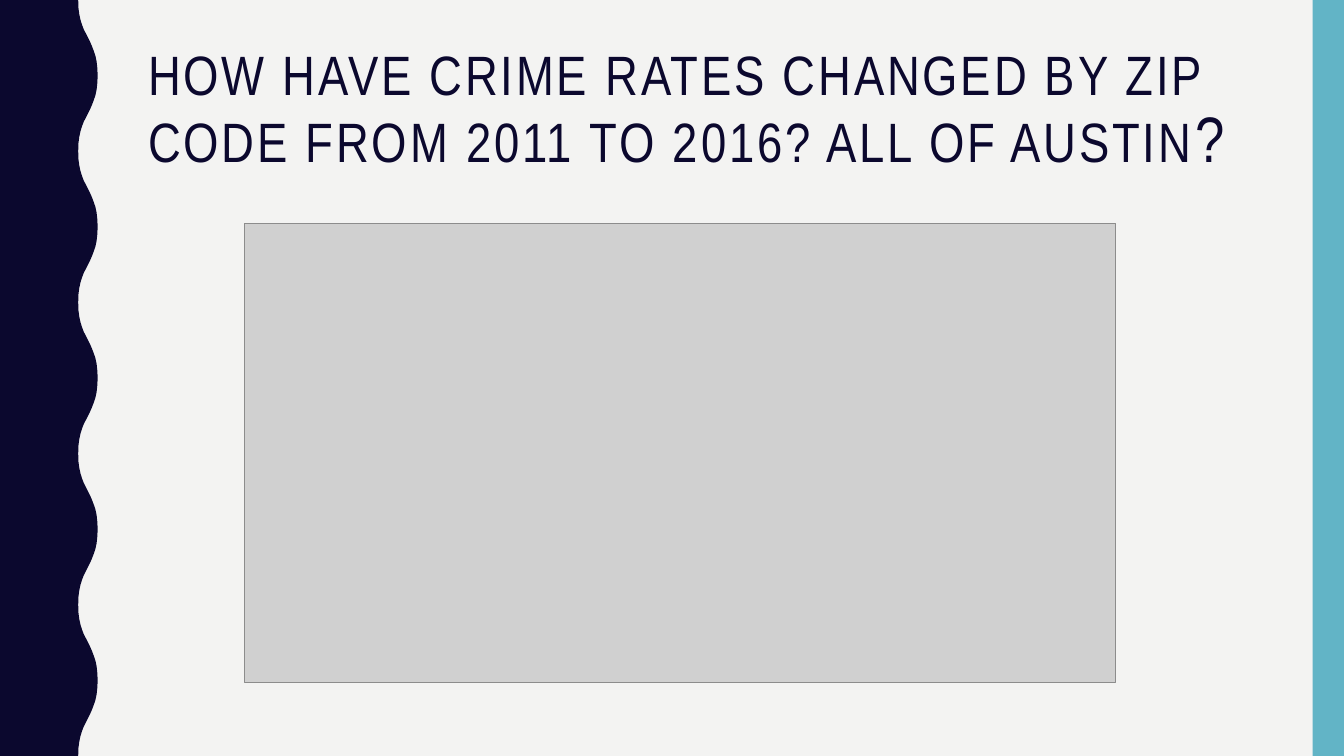
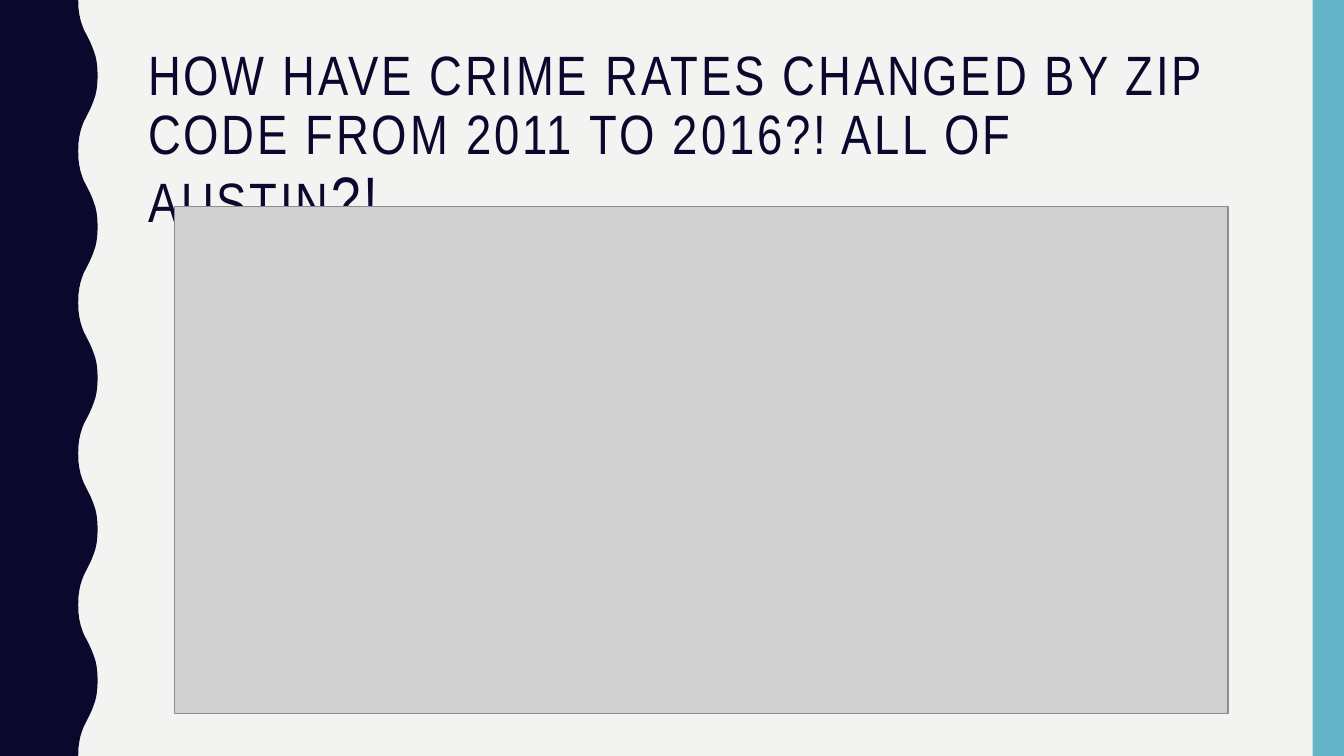
Before and after one commit to Kerrykova/Project1, a slide deck: slide 5 of Presentation/Presentation Final.pptx (slide 4 before the commit). Drawn at 1344x756 pixels with LibreOffice and Linux fonts; fonts in the diff are those of the drawing; grey boxes stand for pictures. Boxes give left, top, right and bottom in pixels: in the first picture for what was removed or moved away, otherwise in the second. Text is boxed around its words. In the diff, an @@ line names an element or a change of style, - is before the commit and + after.

```diff
--- a/Presentation/Presentation Final.pptx
+++ b/Presentation/Presentation Final.pptx
@@ title at (x1=148, y1=56, x2=1202, y2=232): text changed @@
-HOW HAVE CRIME RATES CHANGED BY ZIP CODE FROM 2011 TO 2016? ALL OF AUSTIN?
+HOW HAVE CRIME RATES CHANGED BY ZIP CODE FROM 2011 TO 2016?! ALL OF AUSTIN?!
@@ picture resized from (x1=245, y1=223, x2=1116, y2=682) to (x1=174, y1=207, x2=1228, y2=714) @@
```
Also in this commit, not shown: 7 other slides changed, 1 slide added.
